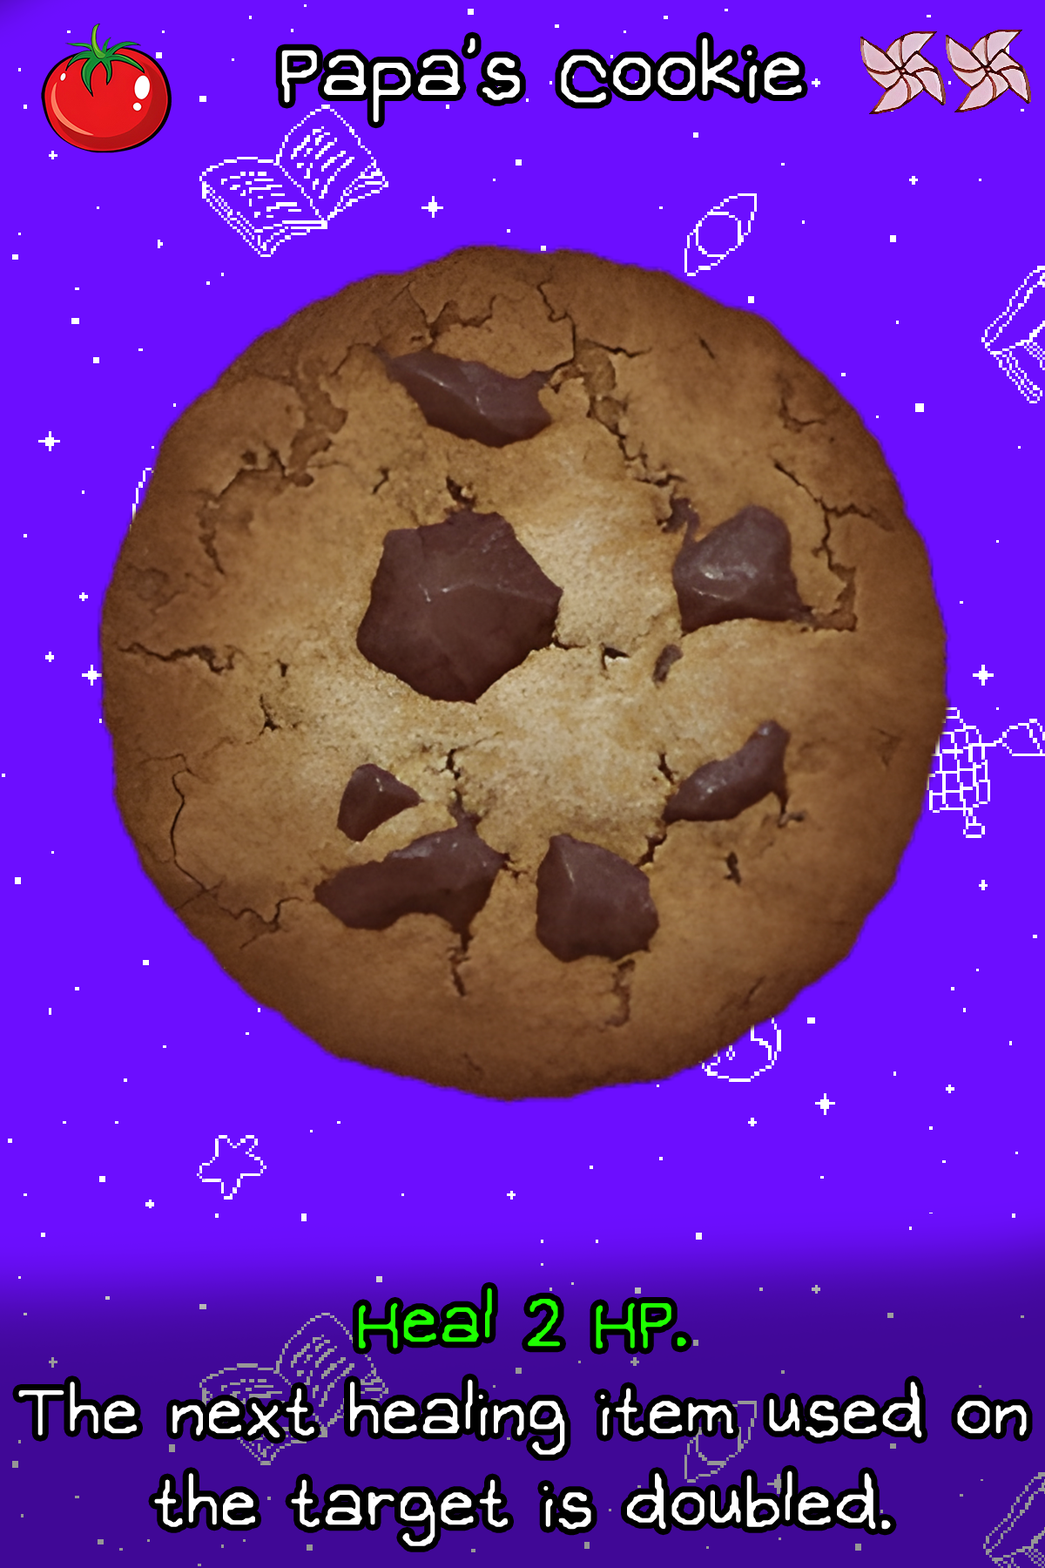
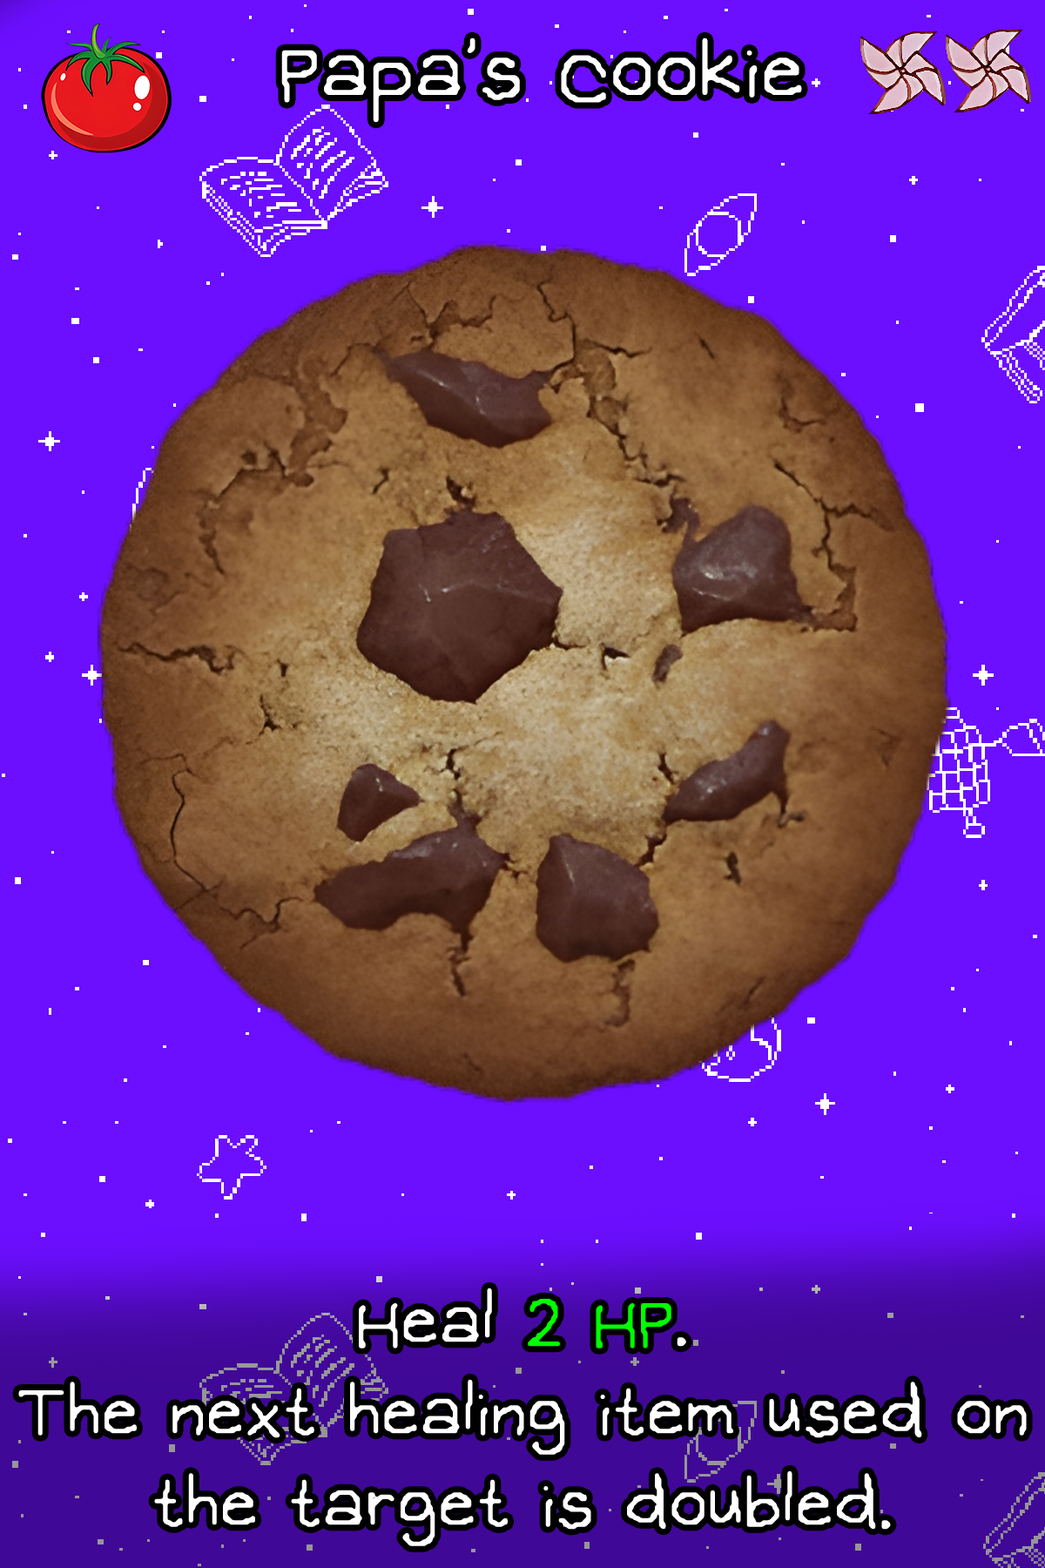
Before/after of a w=1045, h=1568 layered artwork. What changed in the layer stack:
painted on "Ability" over [358, 1287, 687, 1349]